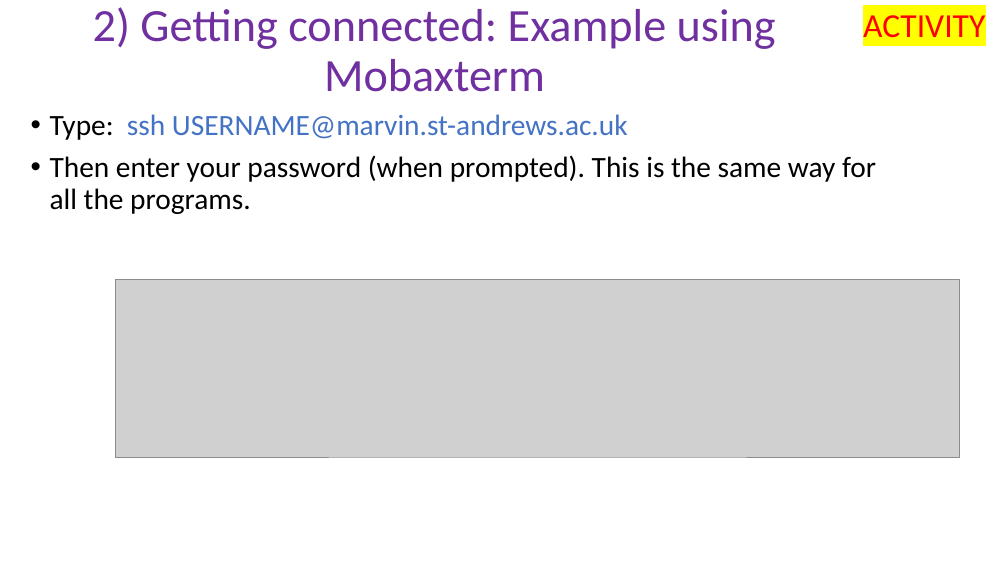
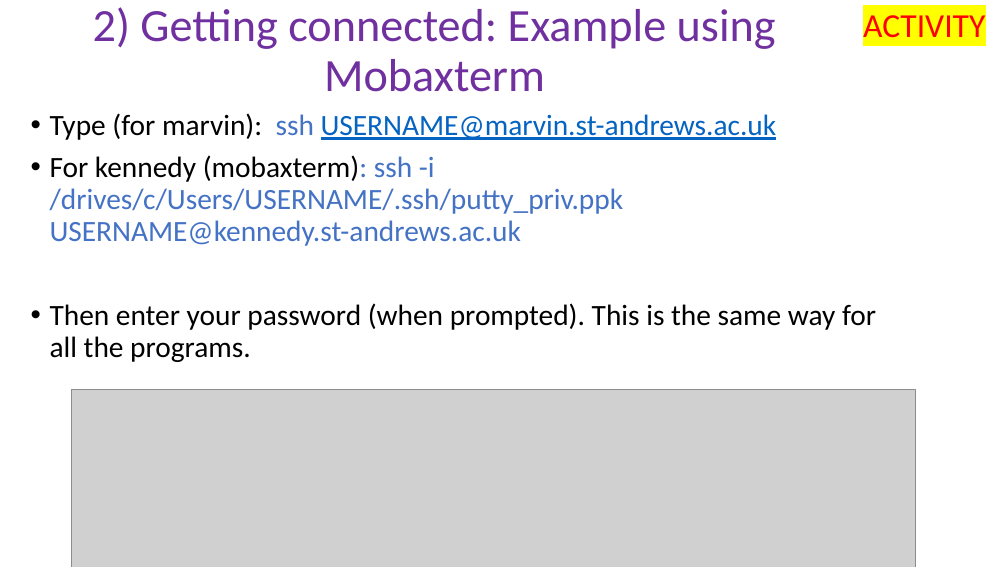
Before and after one commit to peterthorpe5/genome_assembly_workshop, a slide deck: slide 3 of powerpoint/2_Getting_connected.pptx. Drawn at 1008x567 pixels with LibreOffice and Linux fonts; fonts in the diff are those of the drawing; grey boxes stand for pictures. Boxes give left, top, right and bottom in pixels: in the first picture for what was removed or moved away, otherwise in the second. Text is boxed around its words. In the diff, an @@ line names an element or a change of style, - is before the commit and + after.

Commit message:
updates for kennedy usage

```diff
--- a/powerpoint/2_Getting_connected.pptx
+++ b/powerpoint/2_Getting_connected.pptx
@@ text at [50, 113, 777, 246]: text changed @@
-• Type: ssh USERNAME@marvin.st-andrews.ac.uk
+• Type (for marvin): ssh USERNAME@marvin.st-andrews.ac.uk
+• For kennedy (mobaxterm): ssh -i /drives/c/Users/USERNAME/.ssh/putty_priv.ppk USERNAME@kennedy.st-andrews.ac.uk
@@ picture: place and size @@
-picture at [116, 280, 960, 457]
+picture at [72, 389, 916, 567]
```
Also in this commit, not shown: 1 other slide changed, 23 other files.
